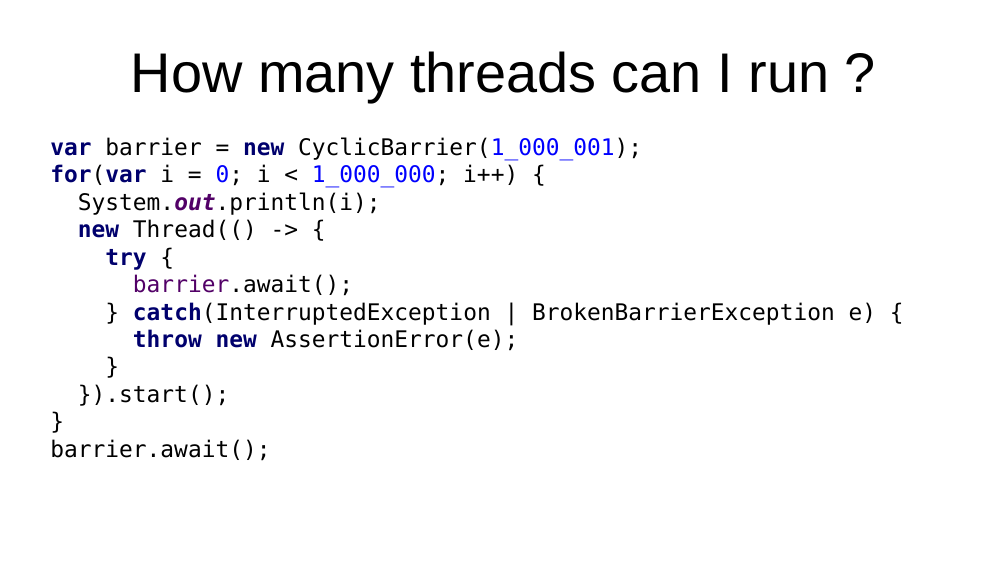
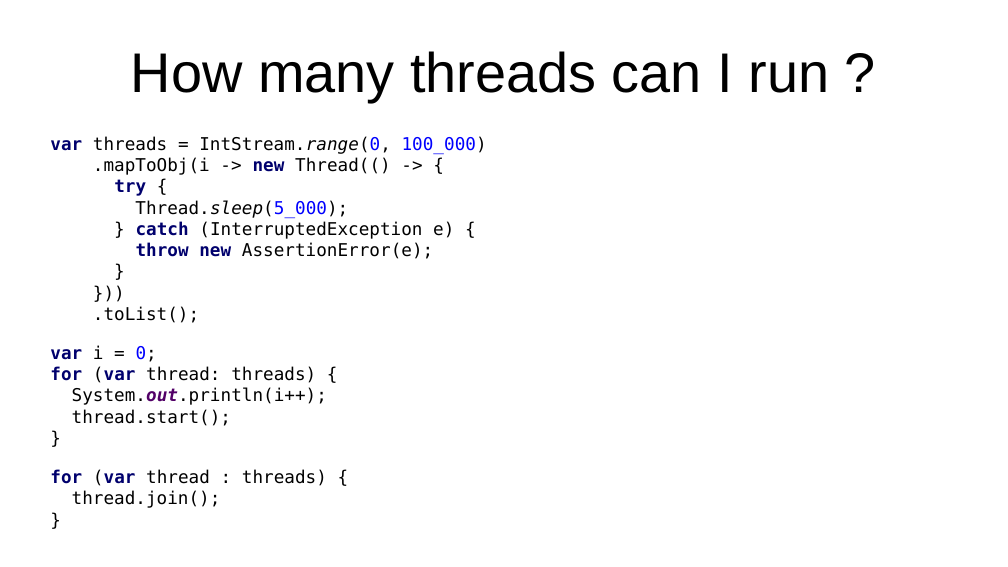
Before and after one commit to forax/loom-fiber, a slide deck: slide 6 of loom is looming.odp. Drawn at 1008x567 pixels with LibreOffice and Linux fonts; fonts in the diff are those of the drawing. Boxes give left, top, right and bottom in pixels: in the first picture for what was removed or moved away, otherwise in the second. Text is boxed around its words. In the diff, an @@ line names an element or a change of style, - is before the commit and + after.

```diff
--- a/loom is looming.odp
+++ b/loom is looming.odp
@@ text at (x1=50, y1=136, x2=487, y2=508): text changed; size 18 to 13.9 pt @@
-var barrier = new CyclicBarrier(1_000_001);
-for(var i = 0; i < 1_000_000; i++) {
-System.out.println(i);
-new Thread(() -> {
-try {
-barrier.await();
-} catch(InterruptedException | BrokenBarrierException e) {
-throw new AssertionError(e);
-}
-}).start();
-}
-barrier.await();
+var threads = IntStream.range(0, 100_000)
+.mapToObj(i -> new Thread(() -> {
+try {
+Thread.sleep(5_000);
+} catch (InterruptedException e) {
+throw new AssertionError(e);
+}
+}))
+.toList();
+var i = 0;
+for (var thread: threads) {
+System.out.println(i++);
+thread.start();
+}
+for (var thread : threads) {
+thread.join();
+}
```
Also in this commit, not shown: 3 other slides changed, 13 other files.
